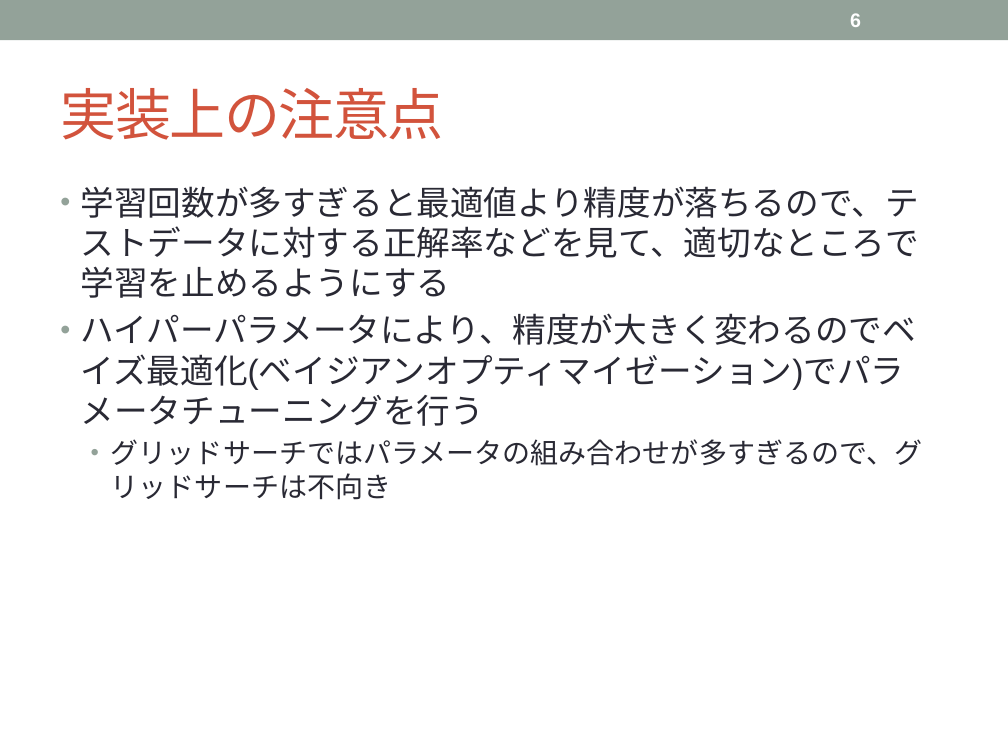
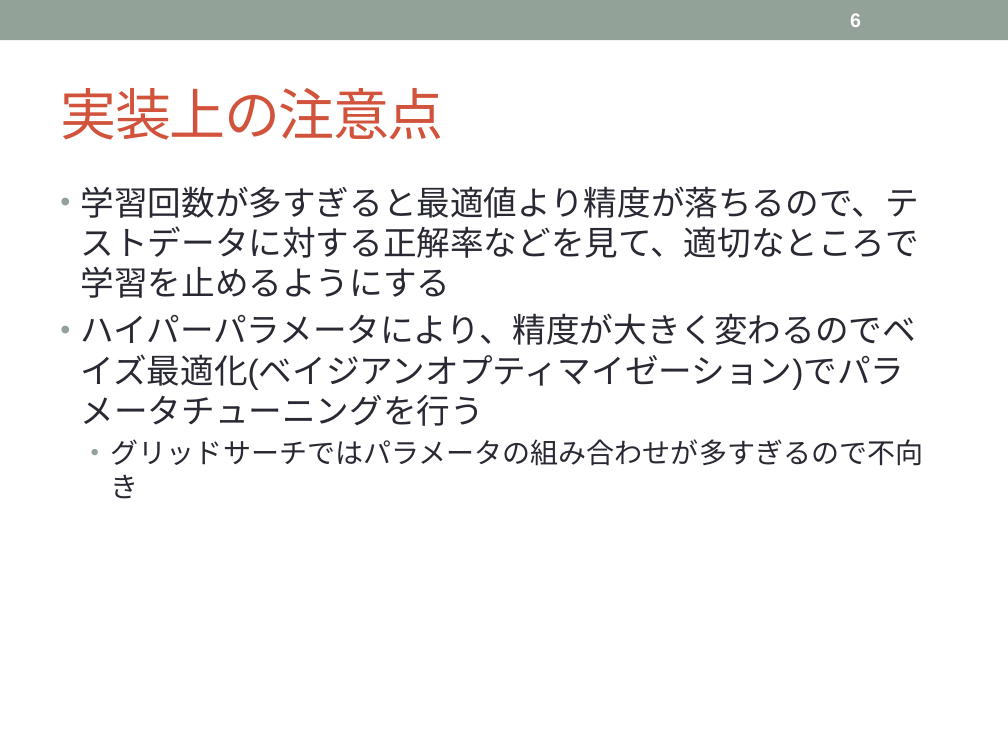
Before and after one commit to topse2018-kaggle/team, a slide deck: slide 6 of matsuoka/3.3 Lightgbm/3.3. LightGBM.pptx. Drawn at 1008x756 pixels with LibreOffice and Linux fonts; fonts in the diff are those of the drawing. Boxes give left, top, right and bottom in pixels: in the first picture for what was removed or moved away, otherwise in the second. Text is boxed around its words. In the diff, an @@ line names an element or a change of style, - is before the commit and + after.

```diff
--- a/matsuoka/3.3 Lightgbm/3.3. LightGBM.pptx
+++ b/matsuoka/3.3 Lightgbm/3.3. LightGBM.pptx
@@ text at bbox=[111, 439, 923, 499]: text changed @@
-  • グリッドサーチではパラメータの組み合わせが多すぎるので、グリッドサーチは不向き
+  • グリッドサーチではパラメータの組み合わせが多すぎるので不向き
```
Also in this commit, not shown: 1 other slide changed, 2 other files.
